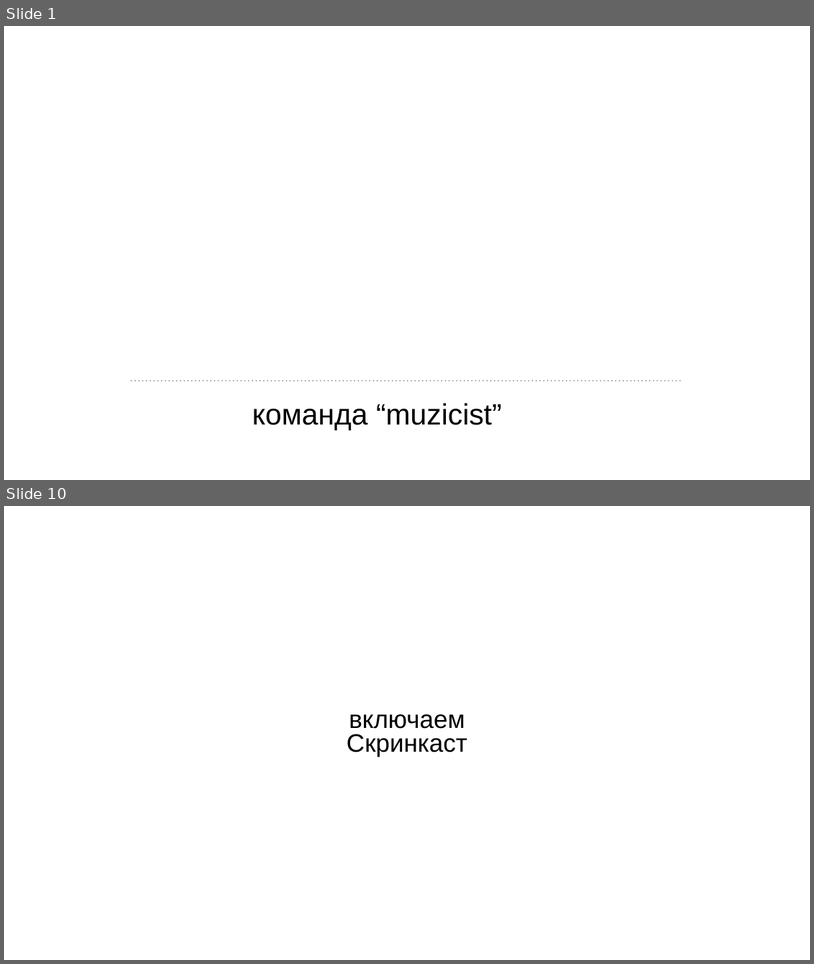
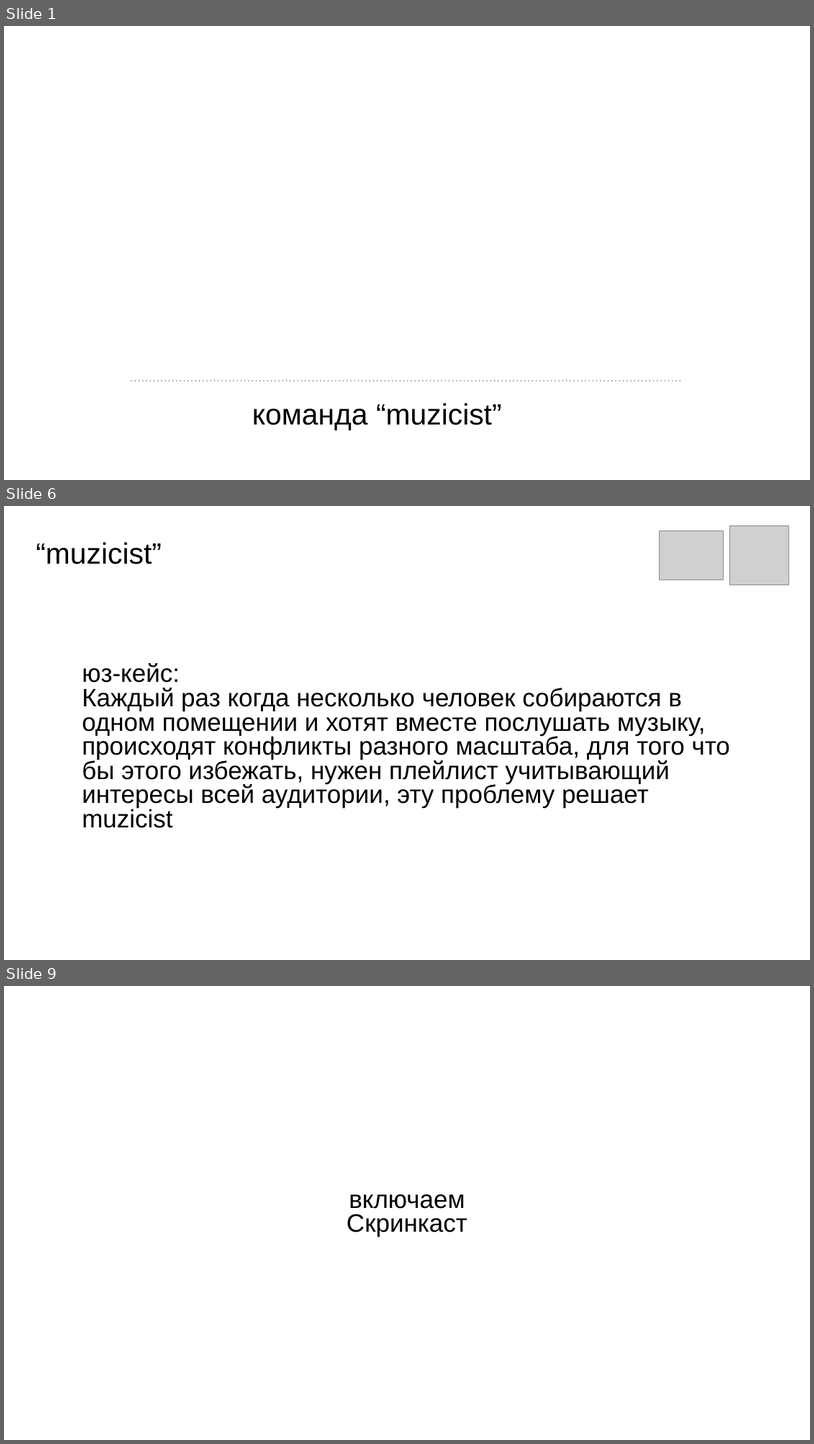
Before and after one commit to ivanbalashov239/muzicist, a slide deck: muzicist.pptx. Shown one above the other, each under a label of ours: slides 1 and 10 before the commit, slides 1, 6 and 9 after it; the slides between them are not shown. The pictures are 814x964 and 814x1444 pixels, drawn with LibreOffice and Linux fonts; fonts in the diff are those of the drawing; grey boxes stand for pictures; background and template pictures are left out. Boxes give left, top, right and bottom in pixels: in the first picture for what was removed or moved away, otherwise in the second. Text is boxed around its words. In the diff, an @@ line names an element or a change of style, - is before the commit and + after.

```diff
--- a/muzicist.pptx
+++ b/muzicist.pptx
@@ slide 6 added at (4, 506, 810, 960), background #FFFFFF @@
@@ picture added at (730, 526, 789, 584) @@
@@ text added at (36, 542, 162, 564), 70 pt, text #000000 @@
+“muzicist”
@@ picture added at (659, 530, 724, 579) @@
@@ text added at (82, 663, 730, 828), 60 pt, text #000000 @@
+юз-кейс:
+Каждый раз когда несколько человек собираются в одном помещении и хотят вместе послушать музыку, происходят конфликты разного масштаба, для того что бы этого избежать, нужен плейлист учитывающий интересы всей аудитории, эту проблему решает muzicist
@@ what was slide 10 is now slide 9 @@
```
Also in this commit, not shown: 7 slides changed, 1 other slide added, 4 slides removed.
